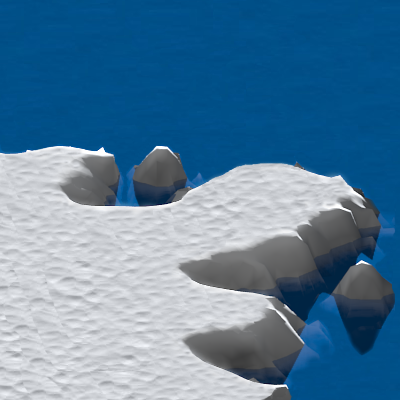
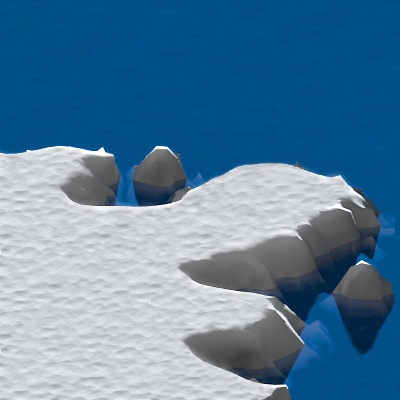
Revision of a layered w=400, h=400 image; what changed, layer by layer:
painted on "Pasted Layer" over (0, 160, 342, 400)
